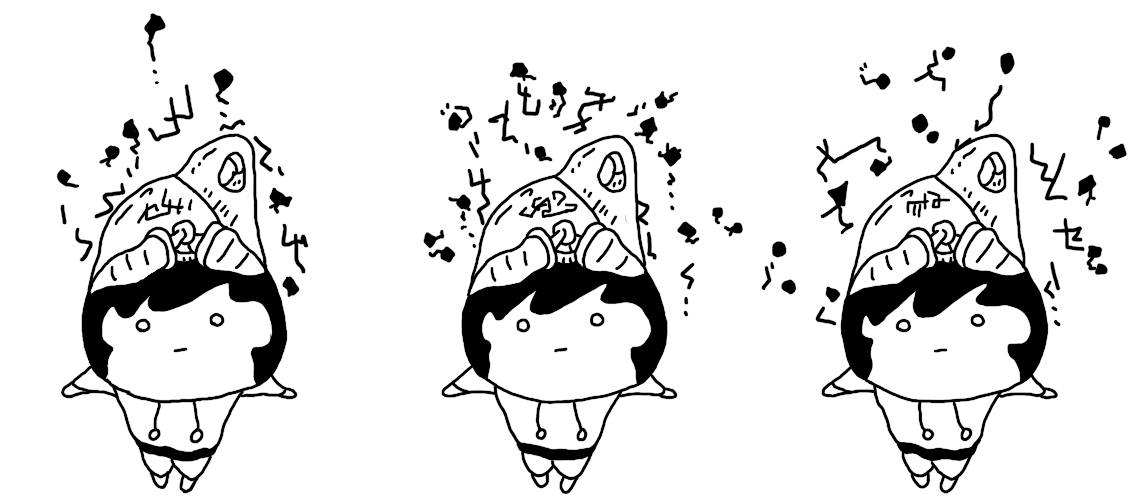
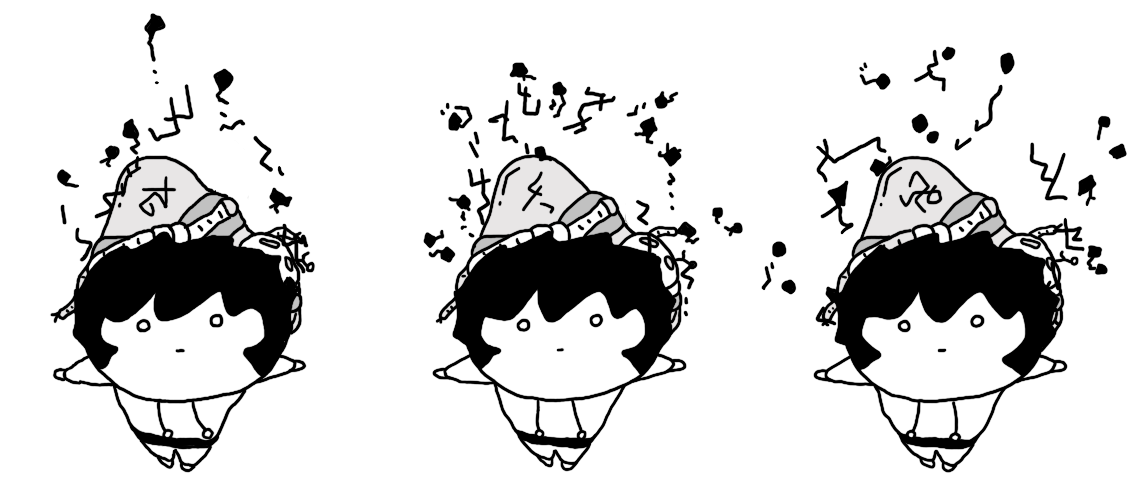
Layers edited between the first and the second (1140, 504) image:
hid "3" (3rd of 7, in "キャラ新デザイン" › "3") over [821, 133, 1059, 494]
added group "3" (4th of 7, in "キャラ新デザイン" › "3") with 2 layers in group "3" over [813, 155, 1079, 473]
added layer "3" (5th of 7, in "キャラ新デザイン" › "3" › "3") in group "3" over [813, 155, 1079, 473]
added layer "3" (6th of 7, in "キャラ新デザイン" › "3" › "3") in group "3" over [813, 155, 1079, 473]
hid "3" (7th of 7, in "キャラ新デザイン" › "3") over [821, 133, 1059, 494]
hid "2" (3rd of 7, in "キャラ新デザイン" › "2") over [441, 134, 678, 495]
added group "2" (4th of 7, in "キャラ新デザイン" › "2") with 2 layers in group "2" over [432, 154, 698, 472]
added layer "2" (5th of 7, in "キャラ新デザイン" › "2" › "2") in group "2" over [432, 154, 698, 472]
added layer "2" (6th of 7, in "キャラ新デザイン" › "2" › "2") in group "2" over [432, 154, 698, 472]
hid "2" (7th of 7, in "キャラ新デザイン" › "2") over [441, 134, 678, 495]
added group "1" (3rd of 7, in "キャラ新デザイン" › "1") with 2 layers in group "1" over [50, 155, 316, 473]
added layer "1" (4th of 7, in "キャラ新デザイン" › "1" › "1") in group "1" over [50, 155, 316, 473]
added layer "1" (5th of 7, in "キャラ新デザイン" › "1" › "1") in group "1" over [50, 155, 316, 473]
hid "1" (6th of 7, in "キャラ新デザイン" › "1") over [60, 133, 298, 494]
hid "1" (7th of 7, in "キャラ新デザイン" › "1") over [60, 133, 298, 494]
